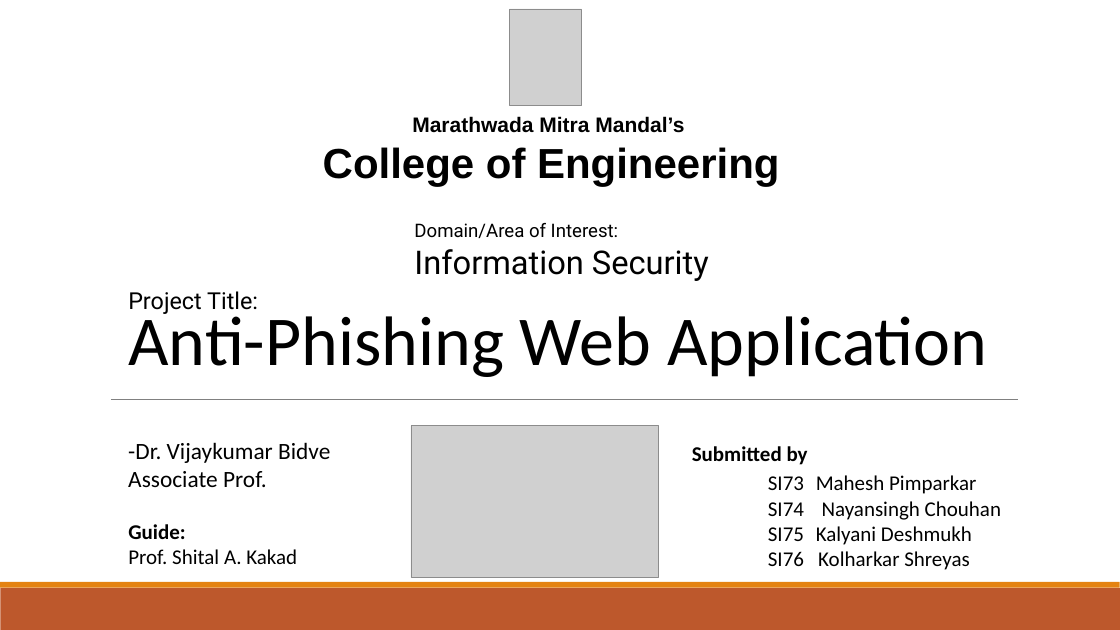
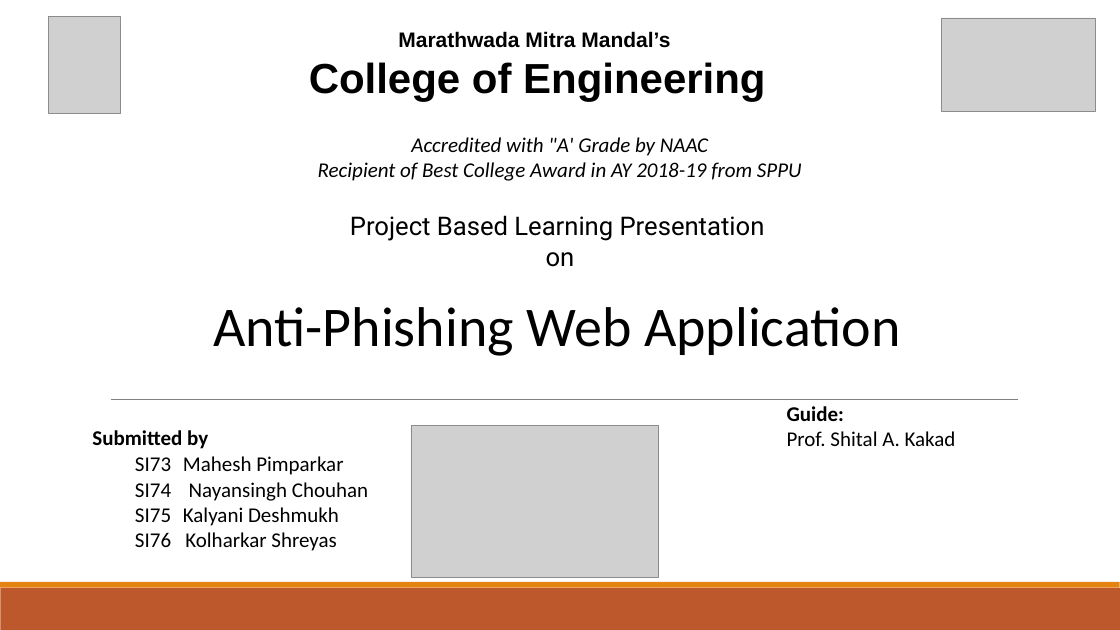
Before and after one commit to maheshzip/Word_Blocker, a slide deck: slide 1 of docs/Anti-Phishing Web Application.pptx. Drawn at 1120x630 pixels with LibreOffice and Linux fonts; fonts in the diff are those of the drawing; grey boxes stand for pictures. Boxes give left, top, right and bottom in pixels: in the first picture for what was removed or moved away, otherwise in the second. Text is boxed around its words. In the diff, an @@ line names an element or a change of style, - is before the commit and + after.

```diff
--- a/docs/Anti-Phishing Web Application.pptx
+++ b/docs/Anti-Phishing Web Application.pptx
@@ picture: place and size @@
-picture at (510,9,581,106)
+picture at (49,16,120,113)
@@ text "Marathwada Mitra Mandal’s": place and size @@
-text "Marathwada Mitra Mandal’s" at (323,116,779,186)
+text "Marathwada Mitra Mandal’s" at (309,31,765,102)
@@ picture added at (942,18,1096,111) @@
@@ text added at (318,137,802,181), 18 pt, text #000000, italic @@
+Accredited with "A' Grade by NAAC
+Recipient of Best College Award in AY 2018-19 from SPPU
@@ text at (350,215,765,267): text changed; size 28 to 22 pt @@
-Information Security
+Project Based Learning Presentation
+on
@@ text removed at (414,223,619,238) @@
-Domain/Area of Interest:
@@ text removed at (128,291,258,314) @@
-Project Title:
@@ title "Anti-Phishing Web Application": place and size @@
-title "Anti-Phishing Web Application" at (128,306,988,377)
+title "Anti-Phishing Web Application" at (213,307,900,356)
@@ title "Anti-Phishing Web Application" at (213,307,900,356): size 60 to 48 pt @@
@@ text "Guide:": place and size @@
-text "Guide:" at (128,524,297,564)
+text "Guide:" at (787,406,956,446)
@@ text "Submitted by": place and size @@
-text "Submitted by" at (692,446,808,465)
+text "Submitted by" at (92,430,208,449)
@@ text "SI73 Mahesh Pimparkar": place and size @@
-text "SI73 Mahesh Pimparkar" at (768,475,1001,570)
+text "SI73 Mahesh Pimparkar" at (135,456,368,551)
@@ text removed at (128,442,330,487) @@
--Dr. Vijaykumar Bidve
-Associate Prof.
```
Also in this commit, not shown: 1 other slide changed.
